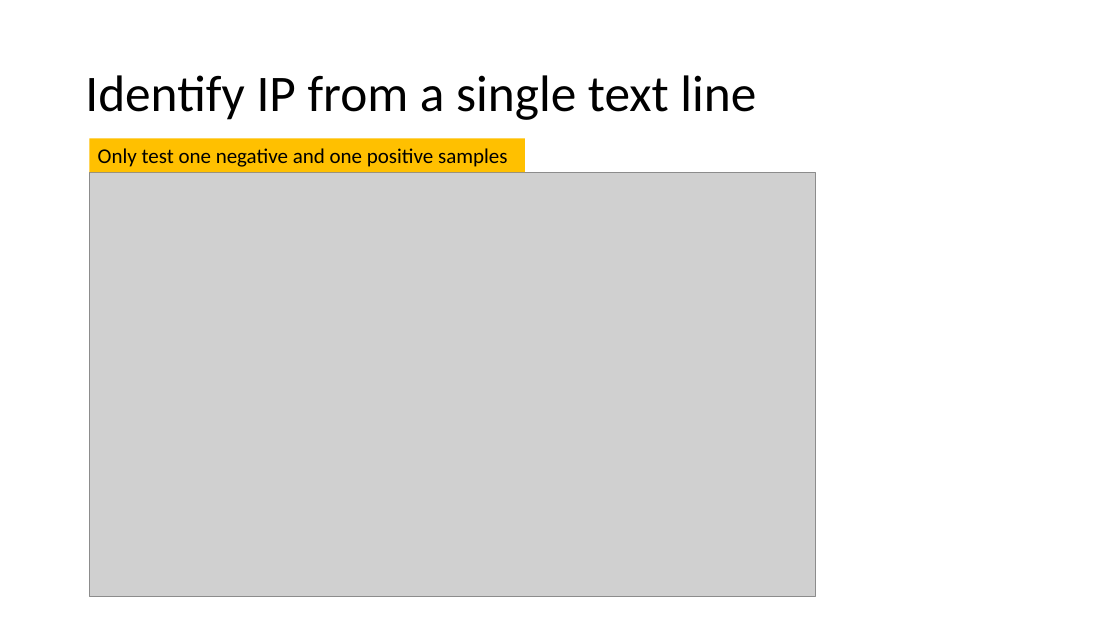
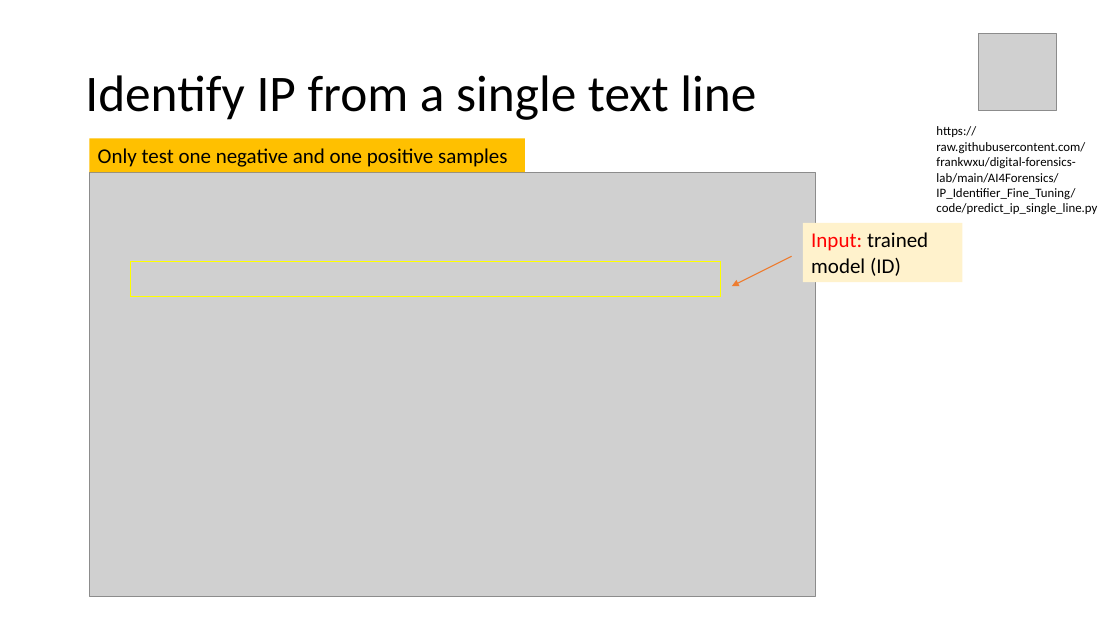
Before and after one commit to frankwxu/digital-forensics-lab, a slide deck: slide 32 of AI4Forensics/IP_Identifier_Fine_Tuning/IP_Identifer_Fine_Tuning.pptx (slide 31 before the commit). Drawn at 1120x630 pixels with LibreOffice and Linux fonts; fonts in the diff are those of the drawing; grey boxes stand for pictures; background and template pictures are left out. Boxes give left, top, right and bottom in pixels: in the first picture for what was removed or moved away, otherwise in the second. Text is boxed around its words. In the diff, an @@ line names an element or a change of style, - is before the commit and + after.

```diff
--- a/AI4Forensics/IP_Identifier_Fine_Tuning/IP_Identifer_Fine_Tuning.pptx
+++ b/AI4Forensics/IP_Identifier_Fine_Tuning/IP_Identifer_Fine_Tuning.pptx
@@ picture added at box(979, 34, 1056, 111) @@
@@ text added at box(936, 126, 1097, 215), 11 pt, text #000000 @@
+https://raw.githubusercontent.com/frankwxu/digital-forensics-lab/main/AI4Forensics/IP_Identifier_Fine_Tuning/code/predict_ip_single_line.py
@@ rectangle added at box(803, 223, 963, 282), fill #FFF2CC, 18 pt, text #000000 @@
+Input: trained model (ID)
@@ rectangle added at box(130, 261, 721, 297), outline #FFFF00 1 pt @@
@@ arrow added from (791, 256) to (732, 287), #ED7D31 1 pt @@
```
Also in this commit, not shown: 19 other slides changed, 1 slide added.
